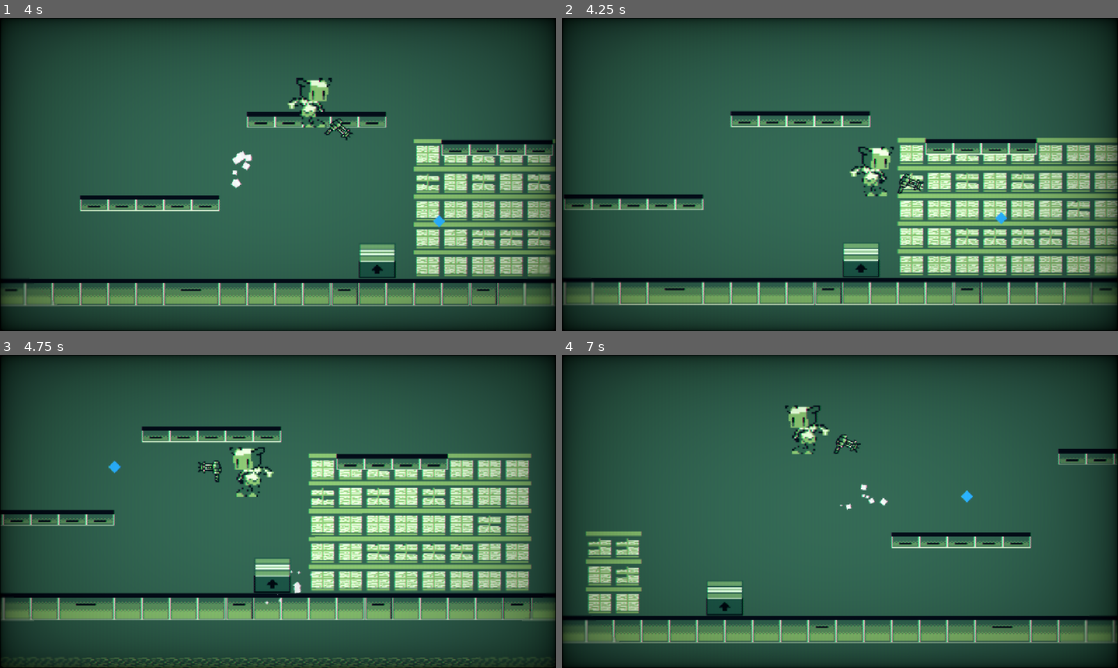
Above: before the commit, frames 1-4 (two rows, left to right).
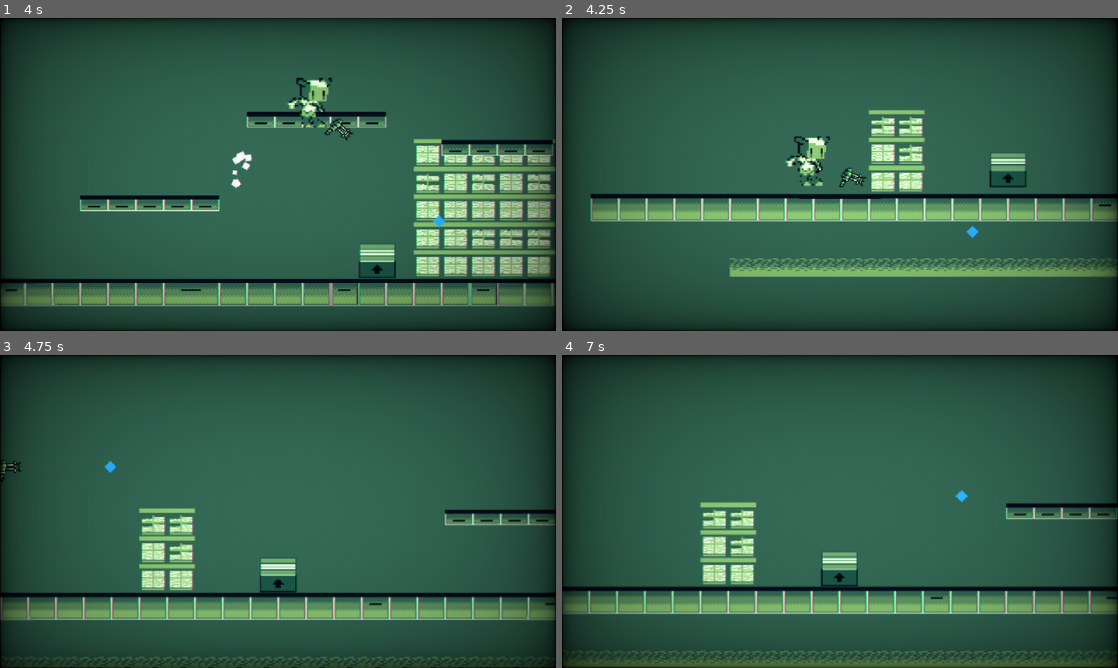
Above: after the commit, the same moments.

Repository: Joey451-OG/GMTK-24
Game: Godot game, scene res://levels/level0.tscn
Same seed, same stepped clock (60 frames per second), same inputs: the game is played once before the commit and once after it.
Inputs (mouse positions are in pixels of both pictures, inside the frame that each line leads up to):
- Up to frame 1 (4 s): move the mouse to (278, 230) at 0.52 s; hold Shift (Sprint) 0.53-1.28 s; hold D (Right) 0.53-2.03 s; tap Space (Jump) at 0.77, 1.52, 3.02, 3.77 s; move the mouse to (166, 190) at 1.27 s; click (166, 190) at 1.35 s; move the mouse to (533, 233) at 2.02 s; hold A (Left) 2.03-2.78 s; hold Right mouse button (rightClick) 2.03-2.78 s; move the mouse to (250, 237) at 2.77 s; hold D (Right) from 2.78 s (still down); tap Mouse wheel down (scrollDown) at 2.85 s; move the mouse to (444, 221) at 3.52 s; tap Mouse wheel up (scrollUp) at 3.6 s
- Up to frame 2 (4.25 s): keep holding D (Right); tap R (Reset, bound only after the commit) at 4.15 s
- Up to frame 3 (4.75 s): move the mouse to (111, 464) at 4.27 s; release D (Right) at 4.28 s; hold A (Left) from 4.28 s (still down); tap Shift (Sprint) at 4.35 s; tap Space (Jump) at 4.52 s
- Up to frame 4 (7 s): move the mouse to (867, 511) at 5.02 s; release A (Left) at 5.03 s; hold D (Right) 5.03-5.78 s; click (867, 511) at 5.1 s; move the mouse to (756, 433) at 5.77 s; hold A (Left) from 5.78 s (still down); right-click (756, 433) at 5.85 s; tap Space (Jump) at 6.02, 6.77 s; move the mouse to (962, 495) at 6.52 s; tap Mouse wheel down (scrollDown) at 6.6 s

Frame 1 is identical in both runs. In frame 2, 29% of the frame differs, in the area x 0-100%, y 29-92%; in frame 3, 22%; in frame 4, 24%.

Commit message:
Fixed a few more bugs from Trello list

Diff:
--- a/levels/level1.tscn
+++ b/levels/level1.tscn
@@ -159,28 +159,13 @@
 box_handler = NodePath("../Box_Handler")
 player_object = NodePath("../PlayerBody")
 
-[node name="Base_Baddie3" parent="." node_paths=PackedStringArray("box_handler", "player_object") instance=ExtResource("5_do3ir")]
-position = Vector2(-226, -299)
-box_handler = NodePath("../Box_Handler")
-player_object = NodePath("../PlayerBody")
-
 [node name="Base_Baddie4" parent="." node_paths=PackedStringArray("box_handler", "player_object") instance=ExtResource("5_do3ir")]
 position = Vector2(-354, -406)
 box_handler = NodePath("../Box_Handler")
 player_object = NodePath("../PlayerBody")
 
-[node name="Base_Baddie5" parent="." node_paths=PackedStringArray("box_handler", "player_object") instance=ExtResource("5_do3ir")]
-position = Vector2(-247, -624)
-box_handler = NodePath("../Box_Handler")
-player_object = NodePath("../PlayerBody")
-
 [node name="Base_Baddie6" parent="." node_paths=PackedStringArray("box_handler", "player_object") instance=ExtResource("5_do3ir")]
 position = Vector2(-373, -685)
-box_handler = NodePath("../Box_Handler")
-player_object = NodePath("../PlayerBody")
-
-[node name="Base_Baddie7" parent="." node_paths=PackedStringArray("box_handler", "player_object") instance=ExtResource("5_do3ir")]
-position = Vector2(-223, -743)
 box_handler = NodePath("../Box_Handler")
 player_object = NodePath("../PlayerBody")
 
--- a/project.godot
+++ b/project.godot
@@ -72,6 +72,11 @@
 "events": [Object(InputEventKey,"resource_local_to_scene":false,"resource_name":"","device":-1,"window_id":0,"alt_press …(191 unchanged characters)…
 ]
 }
+Reset={
+"deadzone": 0.5,
+"events": [Object(InputEventKey,"resource_local_to_scene":false,"resource_name":"","device":-1,"window_id":0,"alt_pressed":false,"shift_pressed":false,"ctrl_pressed":false,"meta_pressed":false,"pressed":false,"keycode":0,"physical_keycode":82,"key_label":0,"unicode":114,"location":0,"echo":false,"script":null)
+]
+}
 
 [rendering]
 
--- a/scenes/base_baddie.tscn
+++ b/scenes/base_baddie.tscn
@@ -1,48 +1,174 @@
-[gd_scene load_steps=16 format=3 uid="uid://clh0138n0di41"]
-
-[ext_resource type="Texture2D" uid="uid://d07ltv0ic271d" path="res://assets/mailbox_1.png" id="1_jh0i4"]
+[gd_scene load_steps=32 format=3 uid="uid://clh0138n0di41"]
+
 [ext_resource type="Script" path="res://scripts/gdscript/baddie.gd" id="1_tsaa8"]
-[ext_resource type="Texture2D" uid="uid://oh0yubd52w8x" path="res://assets/mailbox_2.png" id="2_112qr"]
-[ext_resource type="Texture2D" uid="uid://ti2wwadddu2s" path="res://assets/mailbox_3.png" id="3_mjfhc"]
-[ext_resource type="Texture2D" uid="uid://b5hx1abbcnorw" path="res://assets/mailbox_4.png" id="4_bklrp"]
-[ext_resource type="Texture2D" uid="uid://c4aojahg56wfg" path="res://assets/mailbox_5.png" id="5_rpjeg"]
-[ext_resource type="Texture2D" uid="uid://2yl1ka2h03ab" path="res://assets/mailbox_6.png" id="6_gyl7i"]
-[ext_resource type="Texture2D" uid="uid://b0i580dd7ljo0" path="res://assets/mailbox_7.png" id="7_85qyf"]
-[ext_resource type="Texture2D" uid="uid://c8k1237vr0utp" path="res://assets/mailbox_8.png" id="8_sa46g"]
-[ext_resource type="Texture2D" uid="uid://bca3lb7a4ehwn" path="res://assets/mailbox_9.png" id="9_tgqlj"]
+[ext_resource type="Texture2D" uid="uid://dhqf7kswnmnnw" path="res://assets/mailbox_atk.PNG" id="2_34dik"]
+[ext_resource type="Texture2D" uid="uid://6lul8qygav8i" path="res://assets/mailbox.PNG" id="2_m2261"]
+[ext_resource type="Script" path="res://scripts/gdscript/baddie_animation_controller.gd" id="4_ui201"]
+
+[sub_resource type="AtlasTexture" id="AtlasTexture_fth6v"]
+atlas = ExtResource("2_34dik")
+region = Rect2(0, 0, 64, 32)
+
+[sub_resource type="AtlasTexture" id="AtlasTexture_vkwvb"]
+atlas = ExtResource("2_34dik")
+region = Rect2(64, 0, 64, 32)
+
+[sub_resource type="AtlasTexture" id="AtlasTexture_nymrr"]
+atlas = ExtResource("2_34dik")
+region = Rect2(128, 0, 64, 32)
+
+[sub_resource type="AtlasTexture" id="AtlasTexture_in2h4"]
+atlas = ExtResource("2_34dik")
+region = Rect2(192, 0, 64, 32)
+
+[sub_resource type="AtlasTexture" id="AtlasTexture_myvil"]
+atlas = ExtResource("2_34dik")
+region = Rect2(256, 0, 64, 32)
+
+[sub_resource type="AtlasTexture" id="AtlasTexture_nkho1"]
+atlas = ExtResource("2_34dik")
+region = Rect2(320, 0, 64, 32)
+
+[sub_resource type="AtlasTexture" id="AtlasTexture_dwwvw"]
+atlas = ExtResource("2_34dik")
+region = Rect2(384, 0, 64, 32)
+
+[sub_resource type="AtlasTexture" id="AtlasTexture_34in4"]
+atlas = ExtResource("2_34dik")
+region = Rect2(448, 0, 64, 32)
+
+[sub_resource type="AtlasTexture" id="AtlasTexture_pb0l8"]
+atlas = ExtResource("2_34dik")
+region = Rect2(512, 0, 64, 32)
+
+[sub_resource type="AtlasTexture" id="AtlasTexture_g7e57"]
+atlas = ExtResource("2_34dik")
+region = Rect2(576, 0, 64, 32)
+
+[sub_resource type="AtlasTexture" id="AtlasTexture_1cp1i"]
+atlas = ExtResource("2_34dik")
+region = Rect2(640, 0, 64, 32)
+
+[sub_resource type="AtlasTexture" id="AtlasTexture_3a5ol"]
+atlas = ExtResource("2_34dik")
+region = Rect2(704, 0, 64, 32)
+
+[sub_resource type="AtlasTexture" id="AtlasTexture_qm3ie"]
+atlas = ExtResource("2_34dik")
+region = Rect2(768, 0, 64, 32)
+
+[sub_resource type="AtlasTexture" id="AtlasTexture_shjlb"]
+atlas = ExtResource("2_34dik")
+region = Rect2(832, 0, 64, 32)
+
+[sub_resource type="AtlasTexture" id="AtlasTexture_pctaw"]
+atlas = ExtResource("2_m2261")
+region = Rect2(0, 0, 32, 32)
+
+[sub_resource type="AtlasTexture" id="AtlasTexture_ftuxx"]
+atlas = ExtResource("2_m2261")
+region = Rect2(32, 0, 32, 32)
+
+[sub_resource type="AtlasTexture" id="AtlasTexture_763q3"]
+atlas = ExtResource("2_m2261")
+region = Rect2(64, 0, 32, 32)
+
+[sub_resource type="AtlasTexture" id="AtlasTexture_ekktj"]
+atlas = ExtResource("2_m2261")
+region = Rect2(96, 0, 32, 32)
+
+[sub_resource type="AtlasTexture" id="AtlasTexture_2psla"]
+atlas = ExtResource("2_m2261")
+region = Rect2(128, 0, 32, 32)
+
+[sub_resource type="AtlasTexture" id="AtlasTexture_5m86b"]
+atlas = ExtResource("2_m2261")
+region = Rect2(160, 0, 32, 32)
+
+[sub_resource type="AtlasTexture" id="AtlasTexture_ls61s"]
+atlas = ExtResource("2_m2261")
+region = Rect2(192, 0, 32, 32)
+
+[sub_resource type="AtlasTexture" id="AtlasTexture_yuy8p"]
+atlas = ExtResource("2_m2261")
+region = Rect2(224, 0, 32, 32)
 
 [sub_resource type="SpriteFrames" id="SpriteFrames_q8y8g"]
 animations = [{
 "frames": [{
 "duration": 1.0,
-"texture": ExtResource("1_jh0i4")
-}, {
-"duration": 1.0,
-"texture": ExtResource("2_112qr")
-}, {
-"duration": 1.0,
-"texture": ExtResource("3_mjfhc")
-}, {
-"duration": 1.0,
-"texture": ExtResource("4_bklrp")
-}, {
-"duration": 1.0,
-"texture": ExtResource("5_rpjeg")
-}, {
-"duration": 1.0,
-"texture": ExtResource("6_gyl7i")
-}, {
-"duration": 1.0,
-"texture": ExtResource("7_85qyf")
-}, {
-"duration": 1.0,
-"texture": ExtResource("8_sa46g")
-}, {
-"duration": 1.0,
-"texture": ExtResource("9_tgqlj")
+"texture": SubResource("AtlasTexture_fth6v")
+}, {
+"duration": 1.0,
+"texture": SubResource("AtlasTexture_vkwvb")
+}, {
+"duration": 1.0,
+"texture": SubResource("AtlasTexture_nymrr")
+}, {
+"duration": 1.0,
+"texture": SubResource("AtlasTexture_in2h4")
+}, {
+"duration": 1.0,
+"texture": SubResource("AtlasTexture_myvil")
+}, {
+"duration": 1.0,
+"texture": SubResource("AtlasTexture_nkho1")
+}, {
+"duration": 1.0,
+"texture": SubResource("AtlasTexture_dwwvw")
+}, {
+"duration": 1.0,
+"texture": SubResource("AtlasTexture_34in4")
+}, {
+"duration": 1.0,
+"texture": SubResource("AtlasTexture_pb0l8")
+}, {
+"duration": 1.0,
+"texture": SubResource("AtlasTexture_g7e57")
+}, {
+"duration": 1.0,
+"texture": SubResource("AtlasTexture_1cp1i")
+}, {
+"duration": 1.0,
+"texture": SubResource("AtlasTexture_3a5ol")
+}, {
+"duration": 1.0,
+"texture": SubResource("AtlasTexture_qm3ie")
+}, {
+"duration": 1.0,
+"texture": SubResource("AtlasTexture_shjlb")
 }],
 "loop": true,
-"name": &"dev_mailbox",
+"name": &"attack",
+"speed": 17.0
+}, {
+"frames": [{
+"duration": 1.0,
+"texture": SubResource("AtlasTexture_pctaw")
+}, {
+"duration": 1.0,
+"texture": SubResource("AtlasTexture_ftuxx")
+}, {
+"duration": 1.0,
+"texture": SubResource("AtlasTexture_763q3")
+}, {
+"duration": 1.0,
+"texture": SubResource("AtlasTexture_ekktj")
+}, {
+"duration": 1.0,
+"texture": SubResource("AtlasTexture_2psla")
+}, {
+"duration": 1.0,
+"texture": SubResource("AtlasTexture_5m86b")
+}, {
+"duration": 1.0,
+"texture": SubResource("AtlasTexture_ls61s")
+}, {
+"duration": 1.0,
+"texture": SubResource("AtlasTexture_yuy8p")
+}],
+"loop": true,
+"name": &"idle",
 "speed": 10.0
 }]
 
@@ -55,11 +181,11 @@
 }
 
 [sub_resource type="CapsuleShape2D" id="CapsuleShape2D_sxfid"]
-radius = 4.0
-height = 64.0
+radius = 26.0
+height = 52.0
 
 [sub_resource type="RectangleShape2D" id="RectangleShape2D_54nan"]
-size = Vector2(18, 72)
+size = Vector2(60, 55)
 
 [node name="Base_Baddie" type="CharacterBody2D"]
 collision_layer = 128
@@ -67,11 +193,12 @@
 script = ExtResource("1_tsaa8")
 
 [node name="AnimatedSprite2D" type="AnimatedSprite2D" parent="."]
-position = Vector2(-17, -43)
+position = Vector2(5.96046e-08, -31)
 scale = Vector2(1.95455, 1.95455)
 sprite_frames = SubResource("SpriteFrames_q8y8g")
-animation = &"dev_mailbox"
-frame_progress = 0.91845
+animation = &"attack"
+frame_progress = 0.397501
+script = ExtResource("4_ui201")
 
 [node name="AnimationPlayer" type="AnimationPlayer" parent="."]
 libraries = {
@@ -79,14 +206,15 @@
 }
 
 [node name="CollisionShape2D" type="CollisionShape2D" parent="."]
-position = Vector2(0, -32)
+position = Vector2(0, -28)
+rotation = 1.56894
 shape = SubResource("CapsuleShape2D_sxfid")
 
 [node name="Wall_checks" type="Node2D" parent="."]
 position = Vector2(0, -17)
 
 [node name="Left" type="RayCast2D" parent="Wall_checks"]
-target_position = Vector2(-31, 0)
+target_position = Vector2(-30, 0)
 collision_mask = 128
 
 [node name="Right" type="RayCast2D" parent="Wall_checks"]
@@ -97,12 +225,12 @@
 position = Vector2(0, -17)
 
 [node name="Floot_RC_Left" type="RayCast2D" parent="Floor_checks"]
-position = Vector2(-5, 0)
+position = Vector2(-23, 0)
 target_position = Vector2(0, 18)
 collision_mask = 128
 
 [node name="Floot_RC_Right" type="RayCast2D" parent="Floor_checks"]
-position = Vector2(5, 0)
+position = Vector2(25, 0)
 target_position = Vector2(0, 18)
 collision_mask = 128
 
@@ -120,7 +248,7 @@
 collision_mask = 128
 
 [node name="CollisionShape2D" type="CollisionShape2D" parent="hitbox"]
-position = Vector2(-2, -36)
+position = Vector2(0, -27.5)
 shape = SubResource("RectangleShape2D_54nan")
 
 [connection signal="body_entered" from="hitbox" to="." method="_on_projectile_enter"]
--- a/scenes/enemy_projectile.tscn
+++ b/scenes/enemy_projectile.tscn
@@ -1,63 +1,13 @@
-[gd_scene load_steps=17 format=3 uid="uid://lh0cg2kjkgvg"]
+[gd_scene load_steps=10 format=3 uid="uid://lh0cg2kjkgvg"]
 
 [ext_resource type="Script" path="res://scripts/gdscript/enemy_projectile_script.gd" id="1_5fhhd"]
-[ext_resource type="Texture2D" uid="uid://61mo4uu6xmam" path="res://assets/projectile-Sheet-export.png" id="1_k4q37"]
-
-[sub_resource type="AtlasTexture" id="AtlasTexture_wtmb7"]
-atlas = ExtResource("1_k4q37")
-region = Rect2(0, 0, 32, 32)
-
-[sub_resource type="AtlasTexture" id="AtlasTexture_3u1h2"]
-atlas = ExtResource("1_k4q37")
-region = Rect2(32, 0, 32, 32)
-
-[sub_resource type="AtlasTexture" id="AtlasTexture_tb4bo"]
-atlas = ExtResource("1_k4q37")
-region = Rect2(64, 0, 32, 32)
-
-[sub_resource type="AtlasTexture" id="AtlasTexture_ab1d0"]
-atlas = ExtResource("1_k4q37")
-region = Rect2(96, 0, 32, 32)
-
-[sub_resource type="AtlasTexture" id="AtlasTexture_8b8q4"]
-atlas = ExtResource("1_k4q37")
-region = Rect2(128, 0, 32, 32)
-
-[sub_resource type="AtlasTexture" id="AtlasTexture_sgm8d"]
-atlas = ExtResource("1_k4q37")
-region = Rect2(160, 0, 32, 32)
-
-[sub_resource type="SpriteFrames" id="SpriteFrames_2ww75"]
-animations = [{
-"frames": [{
-"duration": 1.0,
-"texture": SubResource("AtlasTexture_wtmb7")
-}, {
-"duration": 1.0,
-"texture": SubResource("AtlasTexture_3u1h2")
-}, {
-"duration": 1.0,
-"texture": SubResource("AtlasTexture_tb4bo")
-}, {
-"duration": 1.0,
-"texture": SubResource("AtlasTexture_ab1d0")
-}, {
-"duration": 1.0,
-"texture": SubResource("AtlasTexture_8b8q4")
-}, {
-"duration": 1.0,
-"texture": SubResource("AtlasTexture_sgm8d")
-}],
-"loop": true,
-"name": &"default",
-"speed": 7.0
-}]
+[ext_resource type="Texture2D" uid="uid://c7y2ai7kaabw" path="res://assets/envelope.PNG" id="2_t26hp"]
 
 [sub_resource type="RectangleShape2D" id="RectangleShape2D_bi077"]
-size = Vector2(46, 21)
+size = Vector2(30, 21.5)
 
 [sub_resource type="RectangleShape2D" id="RectangleShape2D_nb104"]
-size = Vector2(48, 23)
+size = Vector2(32, 23)
 
 [sub_resource type="Gradient" id="Gradient_cbeyc"]
 colors = PackedColorArray(0.868985, 0.868985, 0.868985, 1, 0.899258, 0.899258, 0.899258, 1)
@@ -86,13 +36,13 @@
 
 [node name="Enemy_projectile" type="Node2D" parent="."]
 
-[node name="AnimatedSprite2D" type="AnimatedSprite2D" parent="Enemy_projectile"]
-scale = Vector2(1.59375, 1.59375)
-sprite_frames = SubResource("SpriteFrames_2ww75")
-frame_progress = 0.33869
+[node name="Sprite2D" type="Sprite2D" parent="Enemy_projectile"]
+position = Vector2(0, -1)
+scale = Vector2(2.27601, 2.27601)
+texture = ExtResource("2_t26hp")
 
 [node name="CollisionShape2D" type="CollisionShape2D" parent="."]
-position = Vector2(0, 1.5)
+position = Vector2(0, 1.75)
 shape = SubResource("RectangleShape2D_bi077")
 
 [node name="hitbox" type="Area2D" parent="."]
--- a/scripts/gdscript/baddie.gd
+++ b/scripts/gdscript/baddie.gd
@@ -67,8 +67,10 @@
 func _manage_states(delta : float) -> void:
 	if view_cast.get_collider() != player_object:
 		current_state = STATES.WANDER
+		$AnimatedSprite2D.current_state = $AnimatedSprite2D.STATES.IDLE
 	elif view_cast.get_collider() == player_object:
 		current_state = STATES.FIGHT
+		$AnimatedSprite2D.current_state = $AnimatedSprite2D.STATES.ATTACK
 
 func _move_character(delta : float) -> void:
 	dir_to_player_x = (player_object.global_position.x - self.global_position.x)
--- /dev/null
+++ b/scripts/gdscript/baddie_animation_controller.gd
@@ -0,0 +1,15 @@
+extends AnimatedSprite2D
+
+enum STATES {
+	IDLE,
+	ATTACK,
+}
+
+var current_state := STATES.IDLE
+
+func _process(delta: float) -> void:
+	match current_state:
+		STATES.IDLE:
+			self.play("idle")
+		STATES.ATTACK:
+			self.play("attack")
--- a/scripts/gdscript/level.gd
+++ b/scripts/gdscript/level.gd
@@ -20,6 +20,9 @@
 	if tracked_box != null:
 		_scale_box(delta)
 		_charge_projectile(delta)
+
+	if Input.is_action_pressed("Reset"):
+		get_node("/root/root")._reset_scene()
 
 
 func _scale_box(detla: float):
Binary file added: assets/envelope.PNG
Not shown, added: assets/envelope.PNG.import
Binary file added: assets/mailbox.PNG
Not shown, added: assets/mailbox.PNG.import
Binary file added: assets/mailbox_atk.PNG
Not shown, added: assets/mailbox_atk.PNG.import
Binary file added: assets/turman_tileset.png
Not shown, added: assets/turman_tileset.png.import
Not shown, removed: assets/drive-download-20240819T211554Z-001.zip
